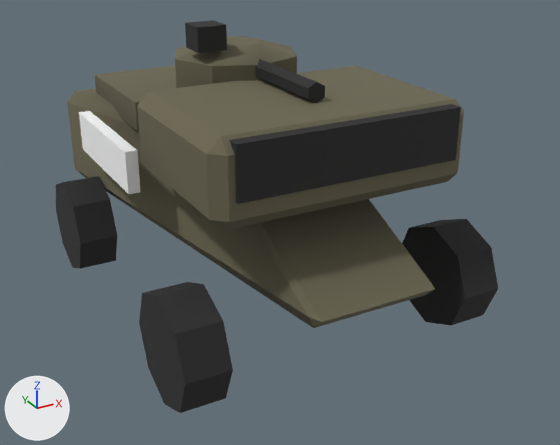
What one commit did to the glTF model client/public/models/ru-brdm-scout.glb.
Before and after are seen from a 50 mm lens placed at (-0.577, -1.149, 0.698), pointed at (0.015, -0.073, 0.16). Arrows for +X, +Y and +Z are at lower left; the lights stay in place. The first picture is the older version. Where no turn or scale is listed for an object, it has been applied to the vertices. Vertices at exactly the same position are counted once.

In view in the first picture: 'ru-brdm-scout', 'turret'.
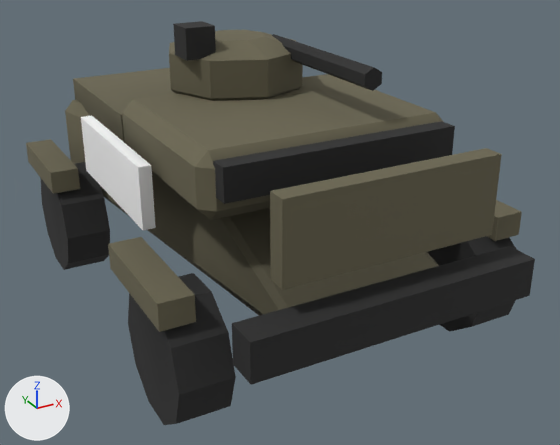
What differs and where, as boxes [x1, y1, x2, y2] in the pictures (560 x 445 px; the box of a moved part takes in the faces that stretch with it):
'ru-brdm-scout', reshaped, moved (15% wider): before [56, 66, 498, 413]; after [26, 68, 535, 425]
'turret', reshaped, moved: before [175, 20, 325, 103]; after [169, 21, 382, 101]
part 1 of me_ru_brdm_scout, added (brown): after [73, 68, 176, 143]
part 2 of me_ru_brdm_scout, added (brown): after [270, 148, 502, 290]
part 3 of me_ru_brdm_scout, added (brown): after [108, 237, 196, 332]
part 4 of me_ru_brdm_scout, added (brown): after [26, 139, 80, 194]
part 5 of me_ru_brdm_scout, added (brown): after [487, 200, 522, 241]
part 6 of me_ru_brdm_scout, added: after [128, 273, 236, 425]
part 7 of me_ru_brdm_scout, added: after [40, 162, 110, 270]
part 8 of me_ru_brdm_scout, added: after [428, 236, 516, 332]
part 9 of me_ru_brdm_scout, added: after [213, 121, 455, 204]
part 10 of me_ru_brdm_scout, added: after [232, 246, 535, 385]
part 11 of me_ru_brdm_scout, added: after [81, 116, 156, 230]
part 12 of me_ru_brdm_scout, rebuilt: before [67, 88, 435, 328]; after [65, 100, 439, 315]
part 13 of me_ru_brdm_scout, rebuilt (11% shorter): before [137, 66, 464, 231]; after [122, 74, 444, 220]
part 14 of me_ru_brdm_scout, deleted: before [56, 66, 498, 413]
part 15 of me_turret, moved or reshaped: before [185, 20, 227, 53]; after [173, 21, 216, 61]
part 16 of me_turret, moved or reshaped: before [256, 59, 325, 103]; after [272, 34, 382, 91]
part 17 of me_turret, moved or reshaped: before [175, 36, 297, 88]; after [169, 30, 303, 101]

The change, as a list of edits to the scene's bpy script:
```text
Change me_ru_brdm_scout:
    used by ob_ru_brdm_scout; location = (0.0, 0.0, 0.23)
    remove me_ru_brdm_scout.from_pydata(...)  # 144 vertices, 248 faces; spans x -0.275..0.275, y -0.39..0.39, z -0.23..0.175
    add me_ru_brdm_scout.from_pydata(...)  # 208 vertices, 352 faces; spans x -0.305..0.305, y -0.435..0.41, z -0.21..0.16
    me_ru_brdm_scout part 1: a new loose piece, a box spanning x -0.2..0.2, y 0.1..0.4, z 0.065..0.125, in mat_body
    me_ru_brdm_scout part 2: a new loose piece, a box spanning x -0.17..0.17, y -0.405..-0.375, z 0.025..0.145, in mat_body
    me_ru_brdm_scout part 3: a new loose piece, a box spanning x -0.305..-0.255, y -0.33..-0.13, z -0.035..0.005, in mat_body
    me_ru_brdm_scout part 4: a new loose piece, a box spanning x -0.305..-0.255, y 0.21..0.41, z -0.035..0.005, in mat_body
    me_ru_brdm_scout part 5: a new loose piece, a box spanning x 0.255..0.305, y -0.33..-0.13, z -0.035..0.005, in mat_body
    me_ru_brdm_scout part 6: a new loose piece, a 10-sided cylinder along x spanning x -0.295..-0.215, y -0.36..-0.16, z -0.21..-0.02, in mat_dark
    me_ru_brdm_scout part 7: a new loose piece, a 10-sided cylinder along x spanning x -0.295..-0.215, y 0.18..0.38, z -0.21..-0.02, in mat_dark
    me_ru_brdm_scout part 8: a new loose piece, a 10-sided cylinder along x spanning x 0.215..0.295, y -0.36..-0.16, z -0.21..-0.02, in mat_dark
    me_ru_brdm_scout part 9: a new loose piece, a box spanning x -0.19..0.19, y -0.285..-0.255, z 0.1..0.15, in mat_dark
    me_ru_brdm_scout part 10: a new loose piece, a box spanning x -0.23..0.23, y -0.435..-0.385, z -0.075..-0.015, in mat_dark
    me_ru_brdm_scout part 11: a new loose piece, a box spanning x -0.245..-0.225, y -0.11..0.19, z 0.005..0.105, in mat_team
    me_ru_brdm_scout part 12: the loose piece of 24 vertices spanning x -0.221..0.221, y -0.39..0.39, z -0.09..0.09 is rebuilt with 24 vertices and now spans x -0.225..0.225, y -0.41..0.41, z -0.085..0.085
    me_ru_brdm_scout part 13: the loose piece of 24 vertices spanning x -0.21..0.21, y -0.31..-0.01, z 0.045..0.175 is rebuilt with 24 vertices and now spans x -0.21..0.21, y -0.26..0.08, z 0.06..0.16
    me_ru_brdm_scout part 14: 8 loose pieces with 96 vertices, spanning x -0.275..0.275, y -0.34..0.34, z -0.23..0.17, are deleted
    other edits to the shape of me_ru_brdm_scout do not show in these pictures
Change me_turret:
    used by ob_turret; location = (0.0, 0.06, 0.36)
    remove me_turret.from_pydata(...)  # 52 vertices, 92 faces; spans x -0.11..0.11, y -0.27..0.11, z -0.03..0.13
    add me_turret.from_pydata(...)  # 52 vertices, 92 faces; spans x -0.12..0.12, y -0.31..0.12, z -0.02..0.11
    me_turret part 15: the loose piece of 8 vertices spanning x -0.095..-0.045, y -0.065..-0.015, z 0.09..0.13 is scaled about its middle by (1, 1, 1.25), then moved by (-0.02, 0.0, -0.025)
    me_turret part 16: the loose piece of 12 vertices spanning x -0.014..0.014, y -0.27..-0.01, z 0.044..0.076 is scaled about its middle by (1.06, 1.15, 1.06), then moved by (0.07, -0.02, 0.0)
    me_turret part 17: 32 of 52 vertices moved; they spanned x -0.11..0.11, y -0.11..0.11, z -0.03..0.09 and now span x -0.12..0.12, y -0.12..0.12, z -0.02..0.08; mean shift (0.0, 0.0, 0.0); largest move (0.0, 0.088, -0.03) -> (0.0, 0.098, -0.02)
Change ob_ru_brdm_scout:
    ob_ru_brdm_scout.location: (0.0, 0.0, 0.23) -> (0.0, -0.01, 0.215)
Change ob_turret:
    ob_turret.location: (0.0, 0.06, 0.36) -> (0.0, 0.06, 0.38)
```
